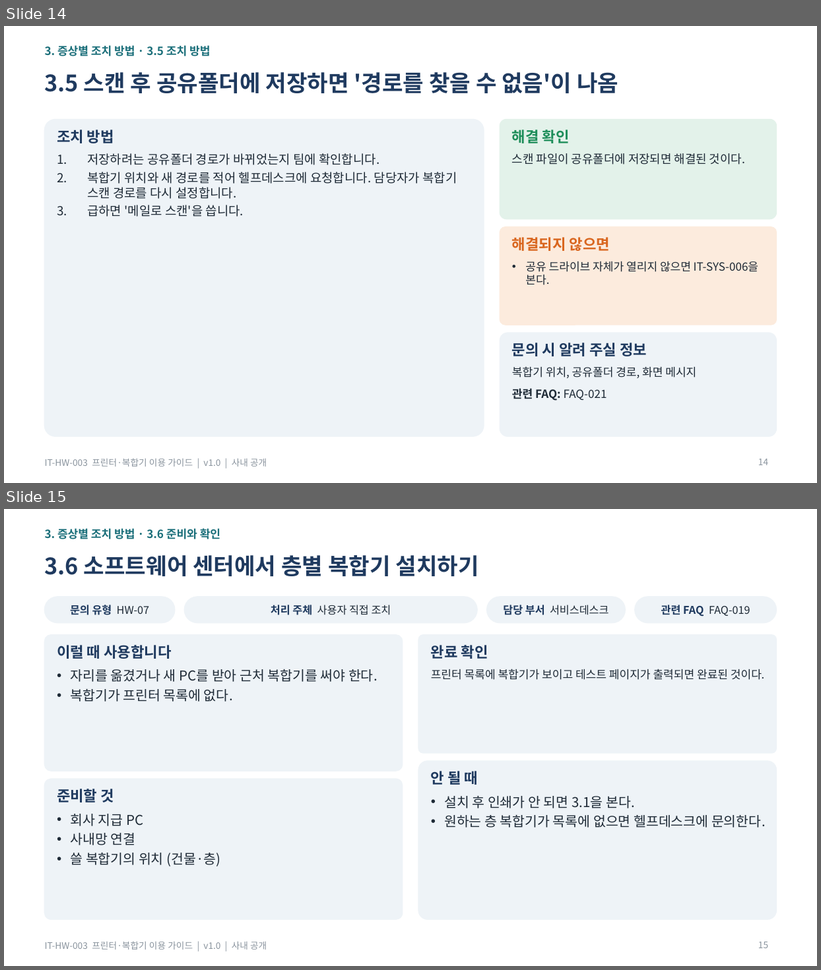
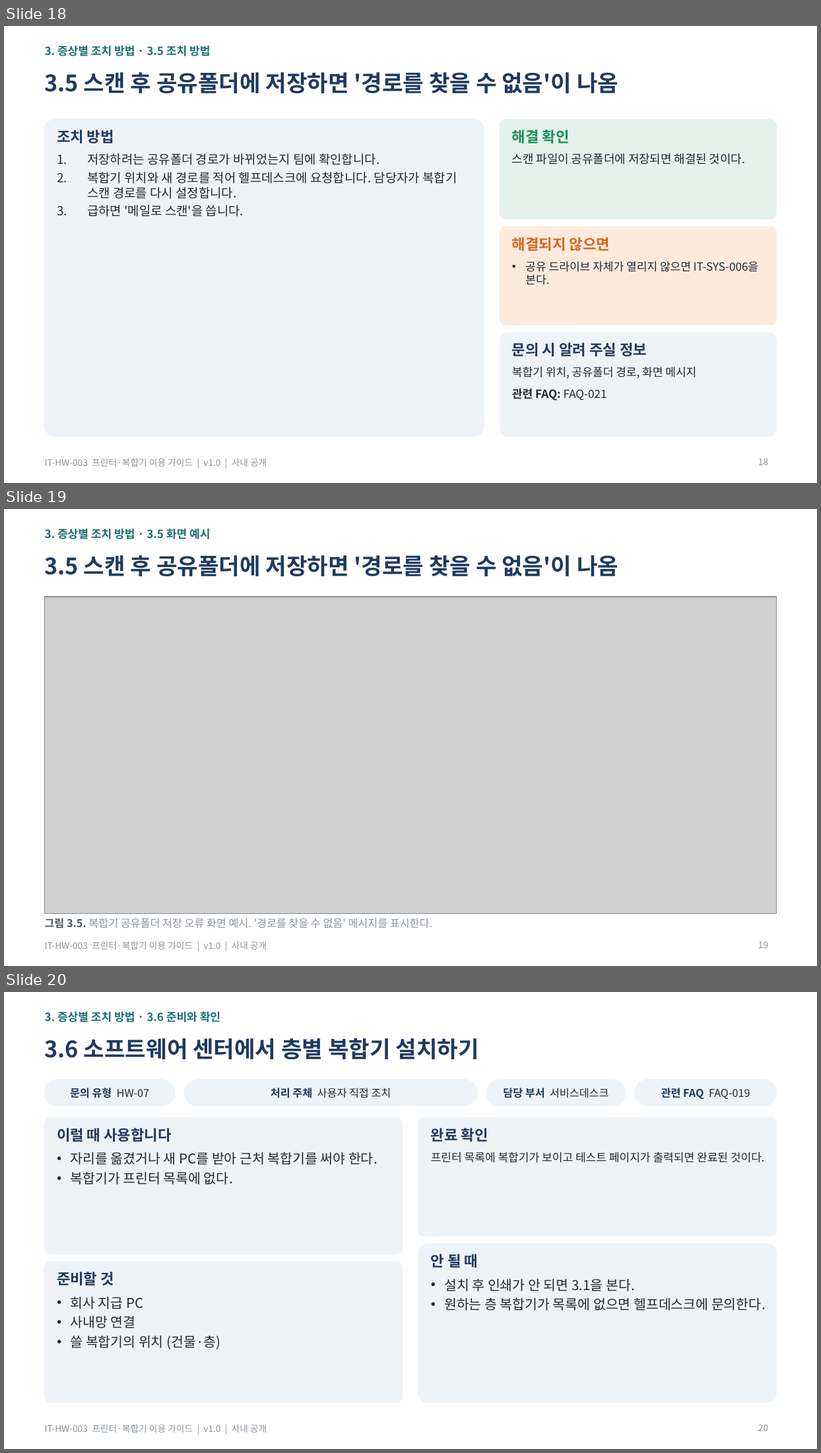
Before and after one commit to issue-helpdesk/issue-helpdesk, a slide deck: dataset/guides/HW/guide/IT-HW-003_프린터·복합기 이용 가이드.pptx. Shown one above the other, each under a label of ours: slides 14 and 15 before the commit, slides 18, 19 and 20 after it. The pictures are 821x970 and 821x1453 pixels, drawn with LibreOffice and Linux fonts; fonts in the diff are those of the drawing; grey boxes stand for pictures. Boxes give left, top, right and bottom in pixels: in the first picture for what was removed or moved away, otherwise in the second. Text is boxed around its words. In the diff, an @@ line names an element or a change of style, - is before the commit and + after.

Commit message:
docs: HW 사용자 가이드 전 항목에 화면 예시 그림 추가
- 사용자 가이드 3종(docx·pptx·pdf)의 27개 항목에 그림과 그림 설명 추가
- 그림은 Pillow로 그린 화면·장비 그림이며 tools/ 스크립트로 다시 만들 수 있음
- pdf는 LibreOffice 변환본으로 교체

```diff
--- a/dataset/guides/HW/guide/IT-HW-003_프린터·복합기 이용 가이드.pptx
+++ b/dataset/guides/HW/guide/IT-HW-003_프린터·복합기 이용 가이드.pptx
@@ slide 19 added at (4, 509, 817, 966), background #FFFFFF; not listed: 1 template element that a slide beside it also shows @@
@@ text added at (45, 528, 210, 539), 10 pt, text #1B6F7A, bold @@
+3. 증상별 조치 방법 · 3.5 화면 예시
@@ title added at (45, 555, 618, 576), 20 pt, text #1F3A5F, bold @@
+3.5 스캔 후 공유폴더에 저장하면 '경로를 찾을 수 없음'이 나옴
@@ picture added at (45, 597, 776, 914) @@
@@ text added at (45, 918, 432, 929), 9.5 pt, text #8A949E @@
+그림 3.5. 복합기 공유폴더 저장 오류 화면 예시. '경로를 찾을 수 없음' 메시지를 표시한다.
@@ page number added at (758, 942, 768, 949), 8 pt, text #8A949E @@
+19
@@ what was slide 14 is now slide 18 @@
@@ page number at (758, 459, 768, 466): text changed @@
-14
+18
@@ what was slide 15 is now slide 20 @@
@@ page number at (758, 1425, 768, 1432): text changed @@
-15
+20
```
Also in this commit, not shown: 2 slides changed, 5 other slides added, 38 other files.
